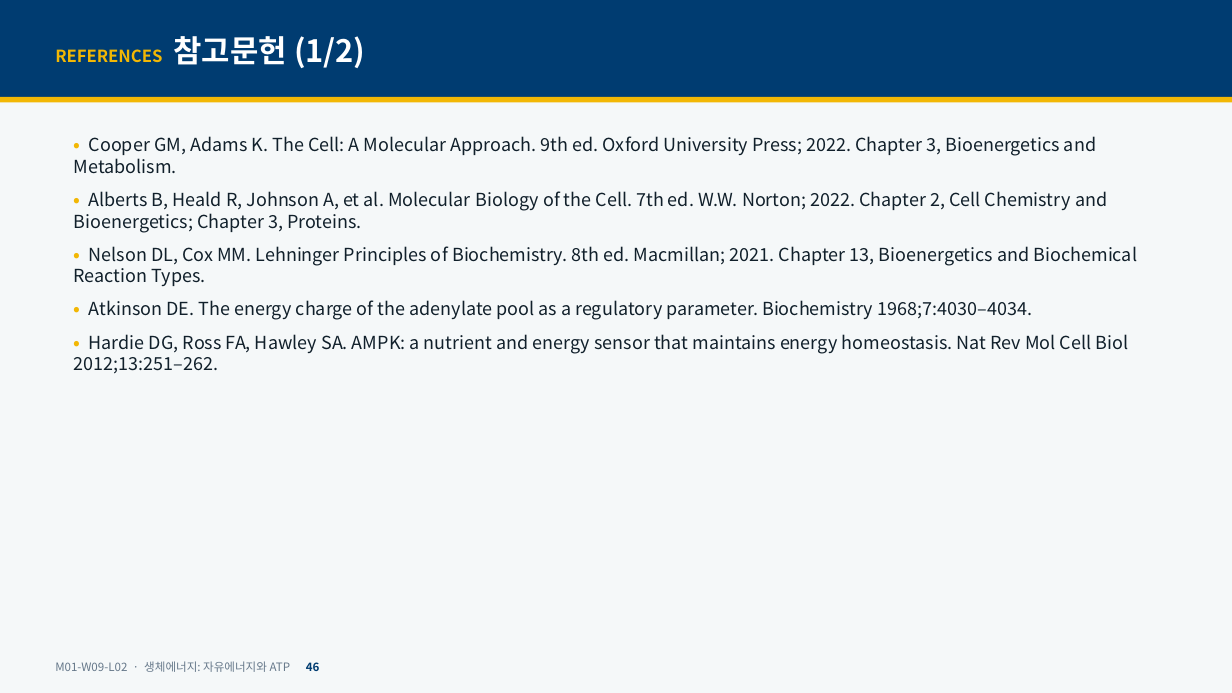
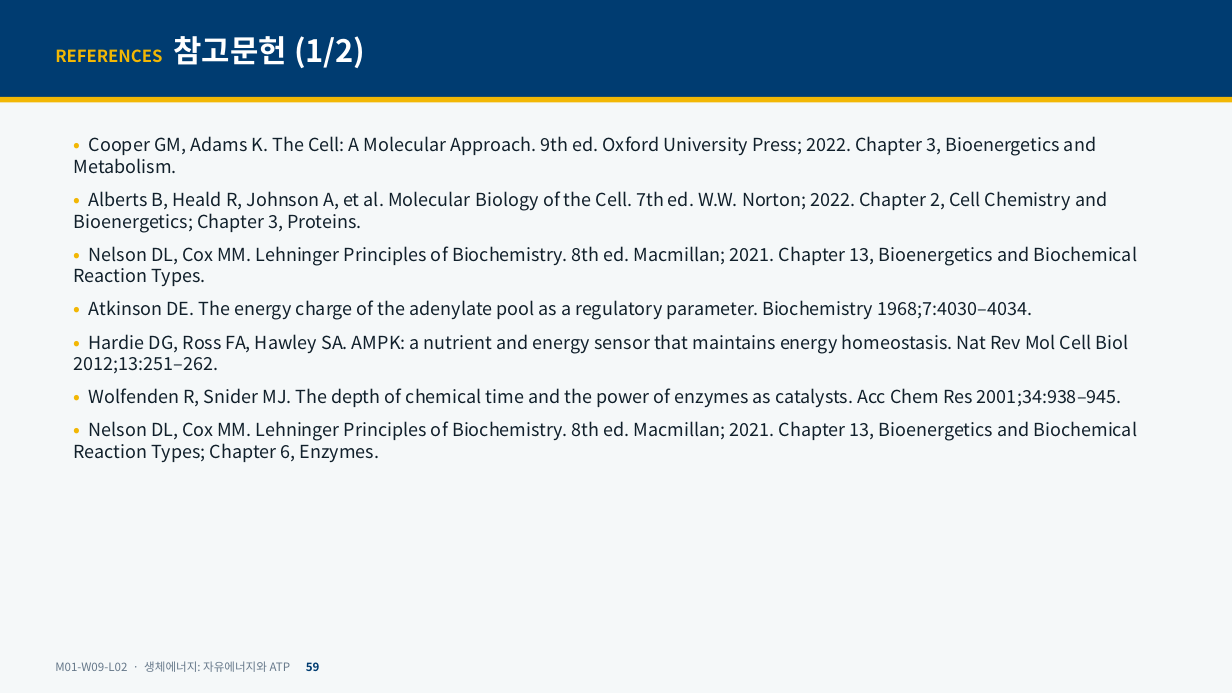
Before and after one commit to hoperiasd2/hoperiasd2.github.io, a slide deck: slide 59 of curriculum/M01/W09/L02/slides.pptx (slide 46 before the commit). Drawn at 1232x693 pixels with LibreOffice and Linux fonts; fonts in the diff are those of the drawing. Boxes give left, top, right and bottom in pixels: in the first picture for what was removed or moved away, otherwise in the second. Text is boxed around its words. In the diff, an @@ line names an element or a change of style, - is before the commit and + after.

```diff
--- a/curriculum/M01/W09/L02/slides.pptx
+++ b/curriculum/M01/W09/L02/slides.pptx
@@ text at (x1=74, y1=388, x2=1138, y2=462): paragraphs added @@
+• Wolfenden R, Snider MJ. The depth of chemical time and the power of enzymes as catalysts. Acc Chem Res 2001;34:938–945.
+• Nelson DL, Cox MM. Lehninger Principles of Biochemistry. 8th ed. Macmillan; 2021. Chapter 13, Bioenergetics and Biochemical Reaction Types; Chapter 6, Enzymes.
@@ text at (x1=55, y1=661, x2=320, y2=672): text changed @@
-M01-W09-L02 · 생체에너지: 자유에너지와 ATP 46
+M01-W09-L02 · 생체에너지: 자유에너지와 ATP 59
```
Also in this commit, not shown: 43 other slides changed, 13 slides added, 5 other files.
